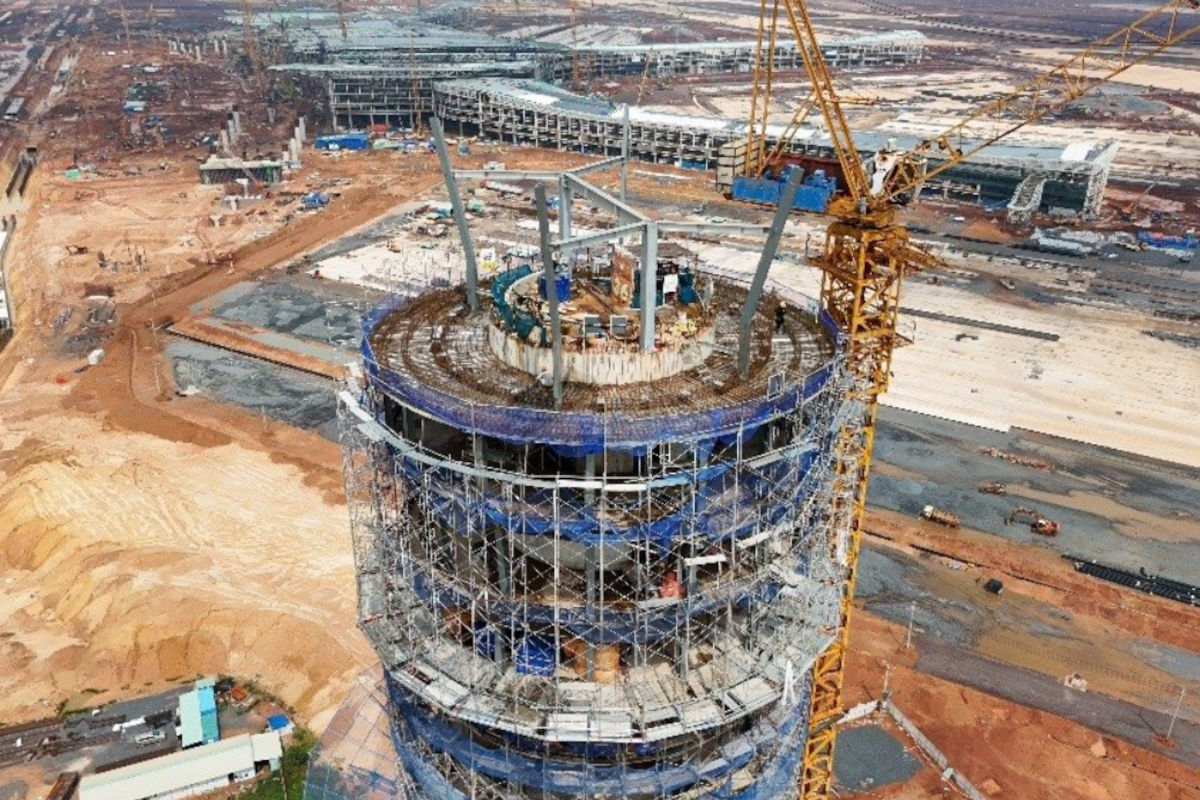
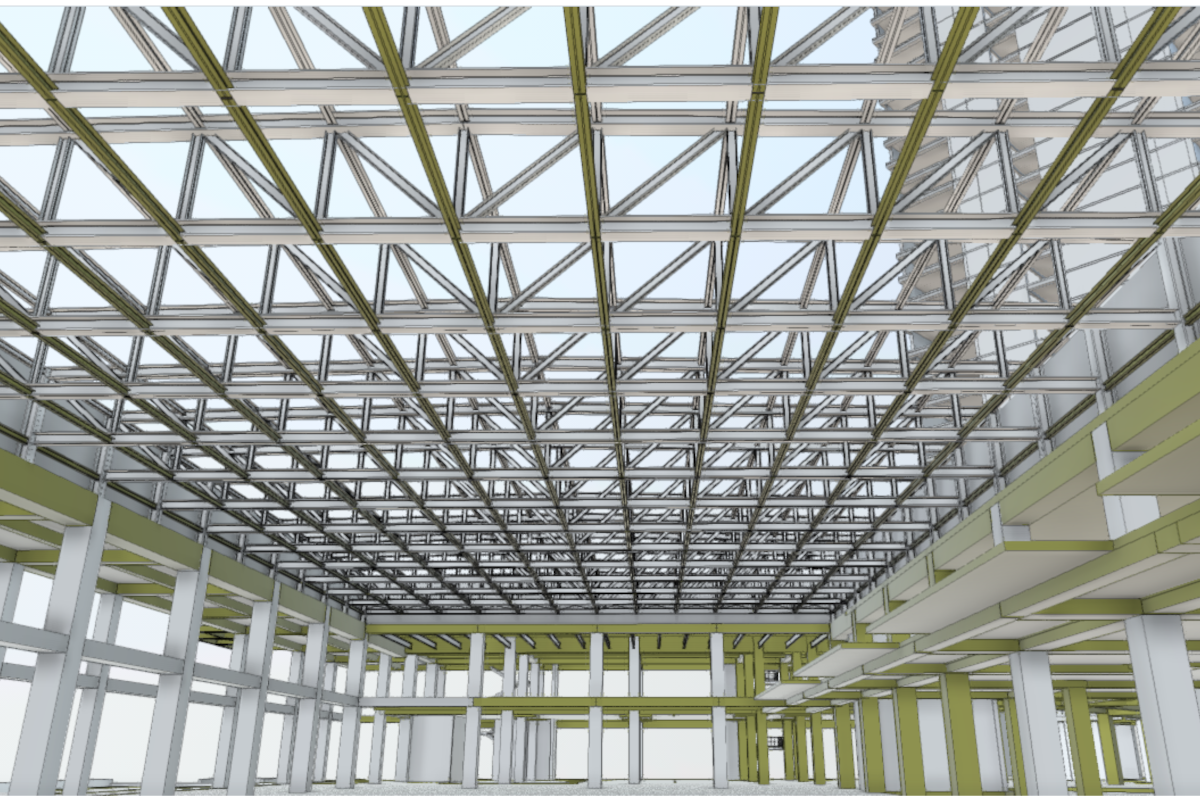
Before/after of a 1200px x 800px layered artwork. What changed in the layer stack:
added layer "Pasted Layer" above "Background" over left=0, top=3, right=1200, bottom=796
painted on "Background" over left=0, top=0, right=1200, bottom=800
